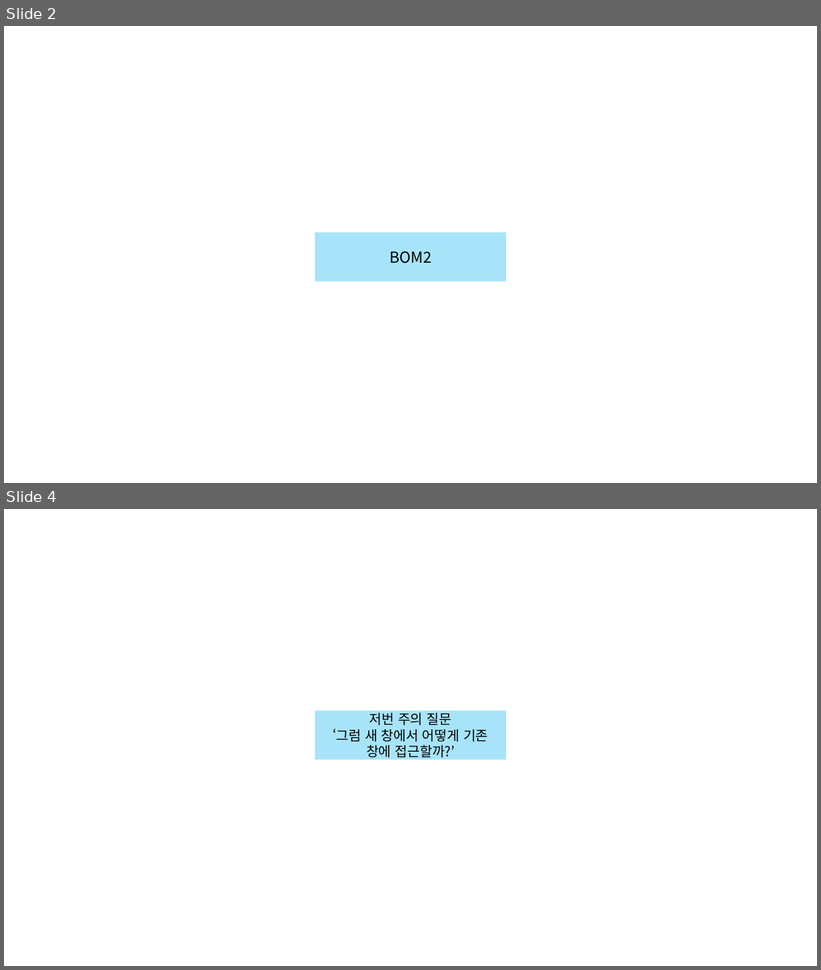
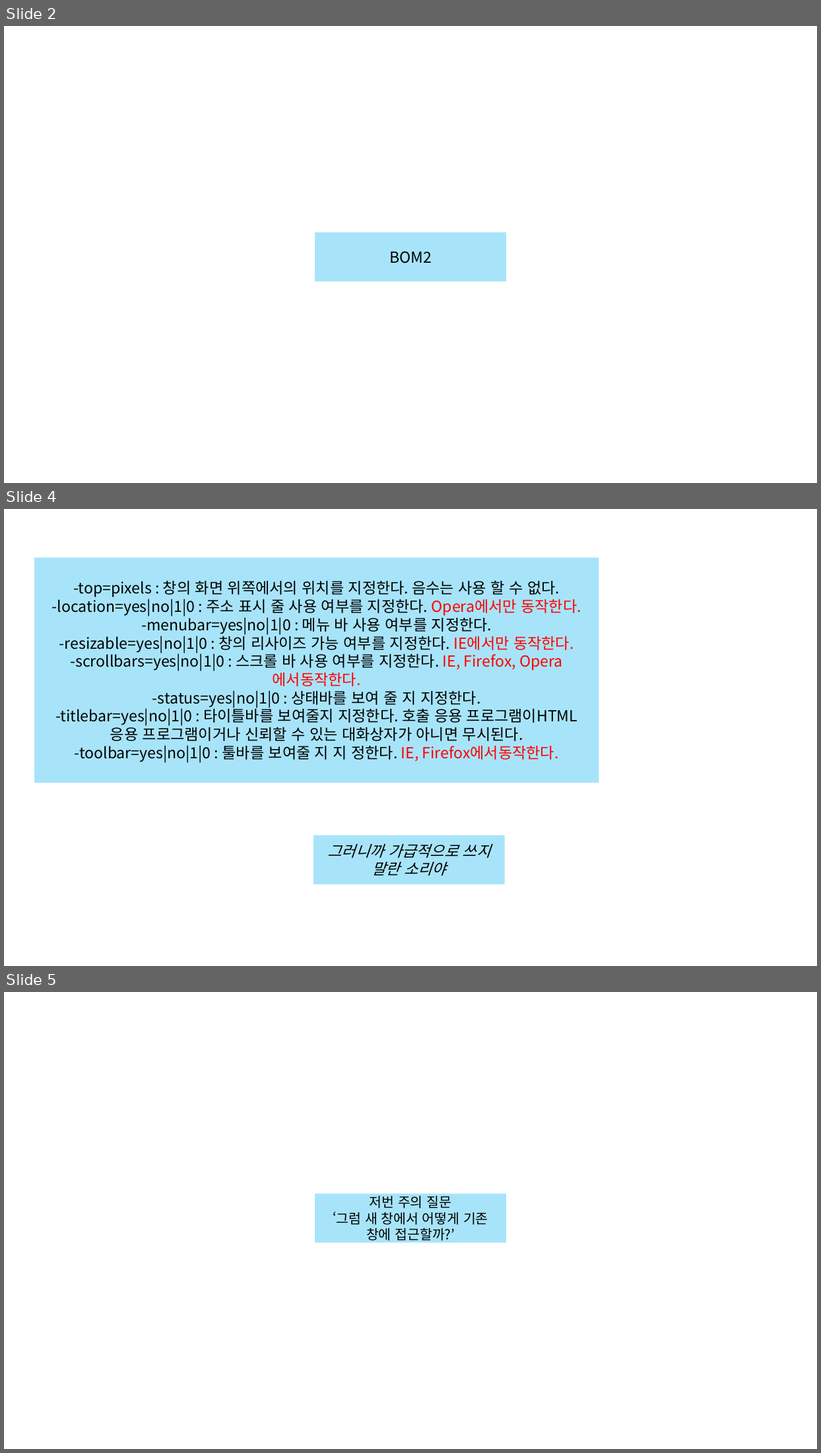
Before and after one commit to Linea89kr/classSIAT, a slide deck: 99. Lecture note in ppt/10. BOM, Storage, IndexDB.pptx. Shown one above the other, each under a label of ours: slides 2 and 4 before the commit, slides 2, 4 and 5 after it; the slides between them are not shown. The pictures are 821x970 and 821x1453 pixels, drawn with LibreOffice and Linux fonts; fonts in the diff are those of the drawing. Boxes give left, top, right and bottom in pixels: in the first picture for what was removed or moved away, otherwise in the second. Text is boxed around its words. In the diff, an @@ line names an element or a change of style, - is before the commit and + after.

```diff
--- a/99. Lecture note in ppt/10. BOM, Storage, IndexDB.pptx
+++ b/99. Lecture note in ppt/10. BOM, Storage, IndexDB.pptx
@@ slide 4 added at box(4, 509, 817, 966), background #FFFFFF @@
@@ rectangle added at box(34, 558, 599, 784), fill #00B0F0 at 34% opacity, 18 pt, text #000000 @@
+-top=pixels : 창의 화면 위쪽에서의 위치를 지정한다. 음수는 사용 할 수 없다.
+-location=yes|no|1|0 : 주소 표시 줄 사용 여부를 지정한다. Opera에서만 동작한다.
+-menubar=yes|no|1|0 : 메뉴 바 사용 여부를 지정한다.
+-resizable=yes|no|1|0 : 창의 리사이즈 가능 여부를 지정한다. IE에서만 동작한다.
+-scrollbars=yes|no|1|0 : 스크롤 바 사용 여부를 지정한다. IE, Firefox, Opera에서동작한다.
+-status=yes|no|1|0 : 상태바를 보여 줄 지 지정한다.
+-titlebar=yes|no|1|0 : 타이틀바를 보여줄지 지정한다. 호출 응용 프로그램이HTML 응용 프로그램이거나 신뢰할 수 있는 대화상자가 아니면 무시된다.
+-toolbar=yes|no|1|0 : 툴바를 보여줄 지 지 정한다. IE, Firefox에서동작한다.
@@ rectangle added at box(314, 835, 505, 885), fill #00B0F0 at 34% opacity, 18 pt, text #000000, italic @@
+그러니까 가급적으로 쓰지 말란 소리야
@@ what was slide 4 is now slide 5 @@
```
Also in this commit, not shown: 3 slides changed, 6 other files.
